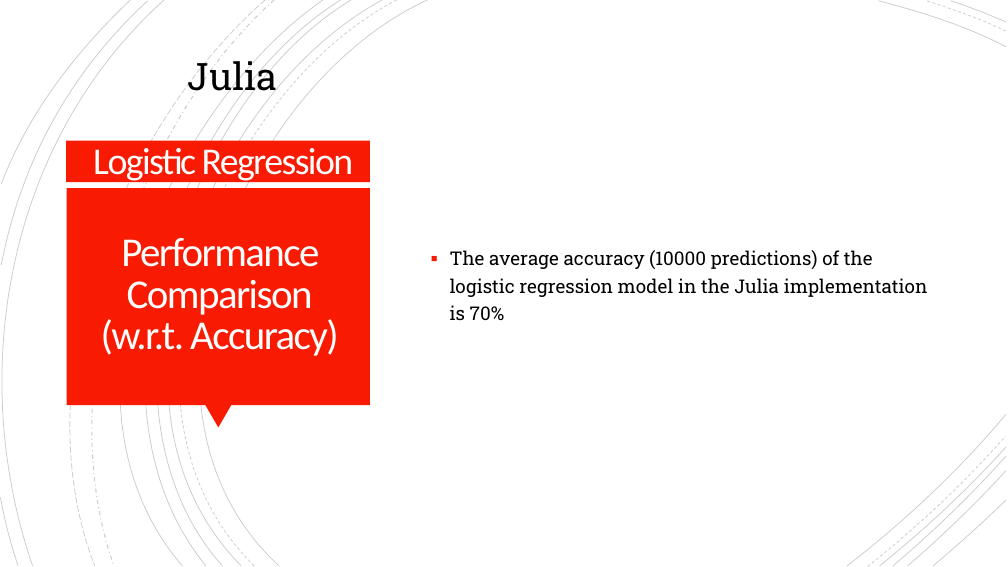
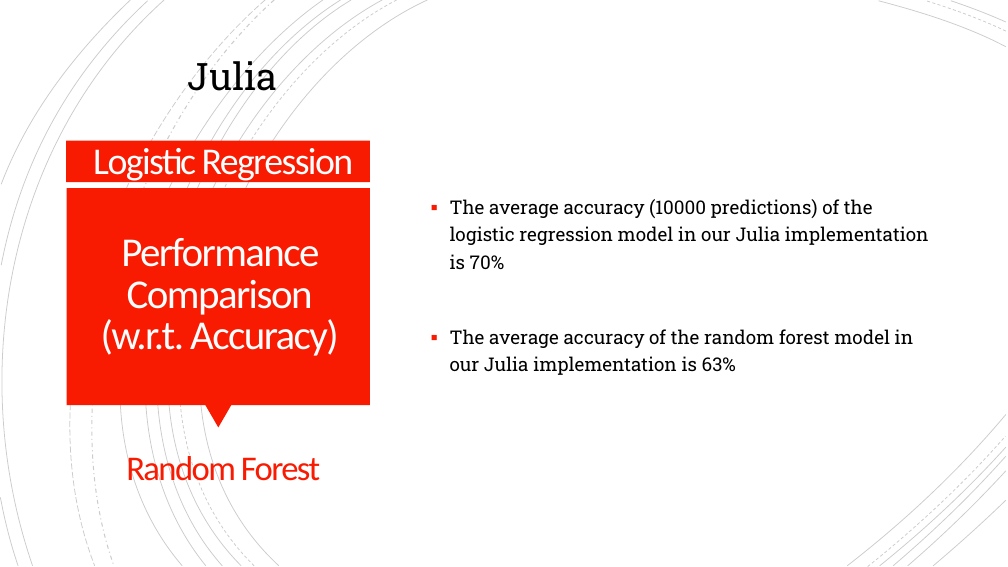
Before and after one commit to ymart1n/ML-Research-Repo, a slide deck: slide 4 of Homework 1/hw1-pre.pptx. Drawn at 1008x567 pixels with LibreOffice and Linux fonts; fonts in the diff are those of the drawing. Boxes give left, top, right and bottom in pixels: in the first picture for what was removed or moved away, otherwise in the second. Text is boxed around its words. In the diff, an @@ line names an element or a change of style, - is before the commit and + after.

```diff
--- a/Homework 1/hw1-pre.pptx
+++ b/Homework 1/hw1-pre.pptx
@@ text at (450,199,929,375): text changed @@
-▪ The average accuracy (10000 predictions) of the logistic regression model in the Julia implementation is 70%
+▪ The average accuracy (10000 predictions) of the logistic regression model in our Julia implementation is 70%
+▪ The average accuracy of the random forest model in our Julia implementation is 63%
@@ text added at (126,452,320,489), 33 pt, text #F81B02 @@
+Random Forest
```
Also in this commit, not shown: 3 other slides changed, 1 slide added, 3 slides removed, 3 other files.
